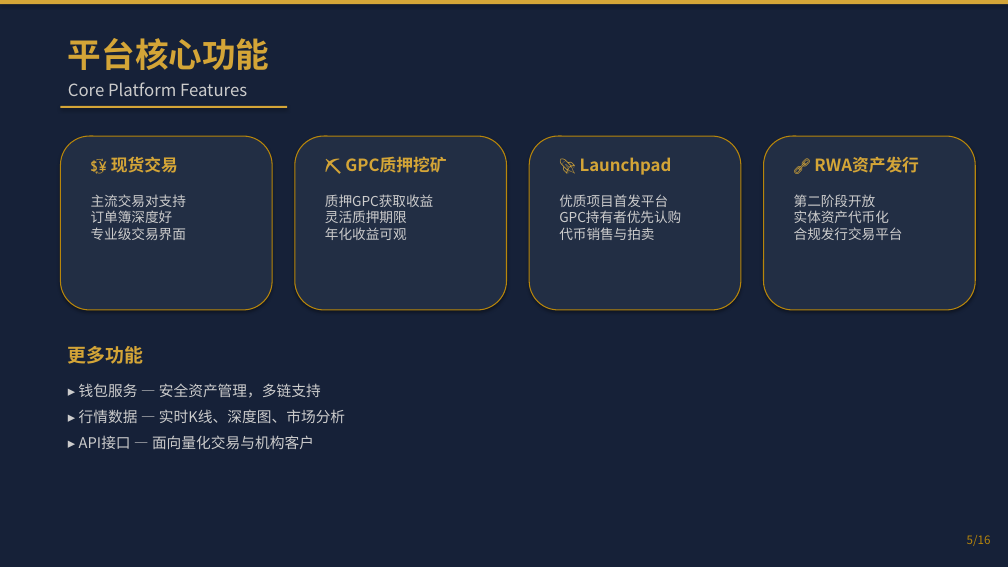
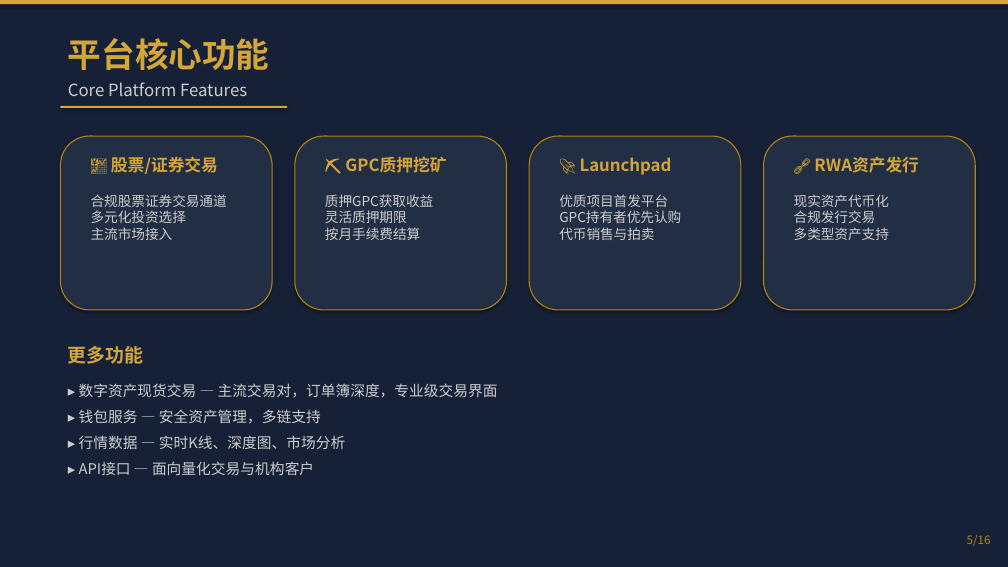
Before and after one commit to 7-Benson/golden-peacock-exchange, a slide deck: slide 5 of projects/金孔雀交易所PPT/金孔雀交易所_Golden_Peacock_Exchange.pptx. Drawn at 1008x567 pixels with LibreOffice and Linux fonts; fonts in the diff are those of the drawing. Boxes give left, top, right and bottom in pixels: in the first picture for what was removed or moved away, otherwise in the second. Text is boxed around its words. In the diff, an @@ line names an element or a change of style, - is before the commit and + after.

Commit message:
feat: 金孔雀交易所PPT v1.1 定位调整为综合性合规资产交易平台
- 定位从数字资产交易平台 → 多种合规复合型资产的综合性交易平台
- GPC总量从100亿调整为10亿
- 新增股票证券资产交易模块
- 创世节点及合伙人锁仓调整为36个月
- 交易所手续费月结
- 全部页面更新平台定位描述

```diff
--- a/projects/金孔雀交易所PPT/金孔雀交易所_Golden_Peacock_Exchange.pptx
+++ b/projects/金孔雀交易所PPT/金孔雀交易所_Golden_Peacock_Exchange.pptx
@@ text at box(111, 154, 218, 176): text changed @@
-💱 现货交易
+💹 股票/证券交易
@@ text at box(91, 194, 227, 240): text changed @@
-主流交易对支持
-订单簿深度好
-专业级交易界面
+合规股票证券交易通道
+多元化投资选择
+主流市场接入
@@ text at box(325, 194, 433, 240): text changed @@
-质押GPC获取收益
-灵活质押期限
-年化收益可观
+质押GPC获取收益
+灵活质押期限
+按月手续费结算
@@ text at box(794, 194, 889, 240): text changed @@
-第二阶段开放
-实体资产代币化
-合规发行交易平台
+现实资产代币化
+合规发行交易
+多类型资产支持
@@ text at box(79, 383, 498, 398): paragraph added @@
+▸ 数字资产现货交易 — 主流交易对，订单簿深度，专业级交易界面
```
Also in this commit, not shown: 13 other slides changed, 1 slide added, 1 slide removed, 2 other files.
